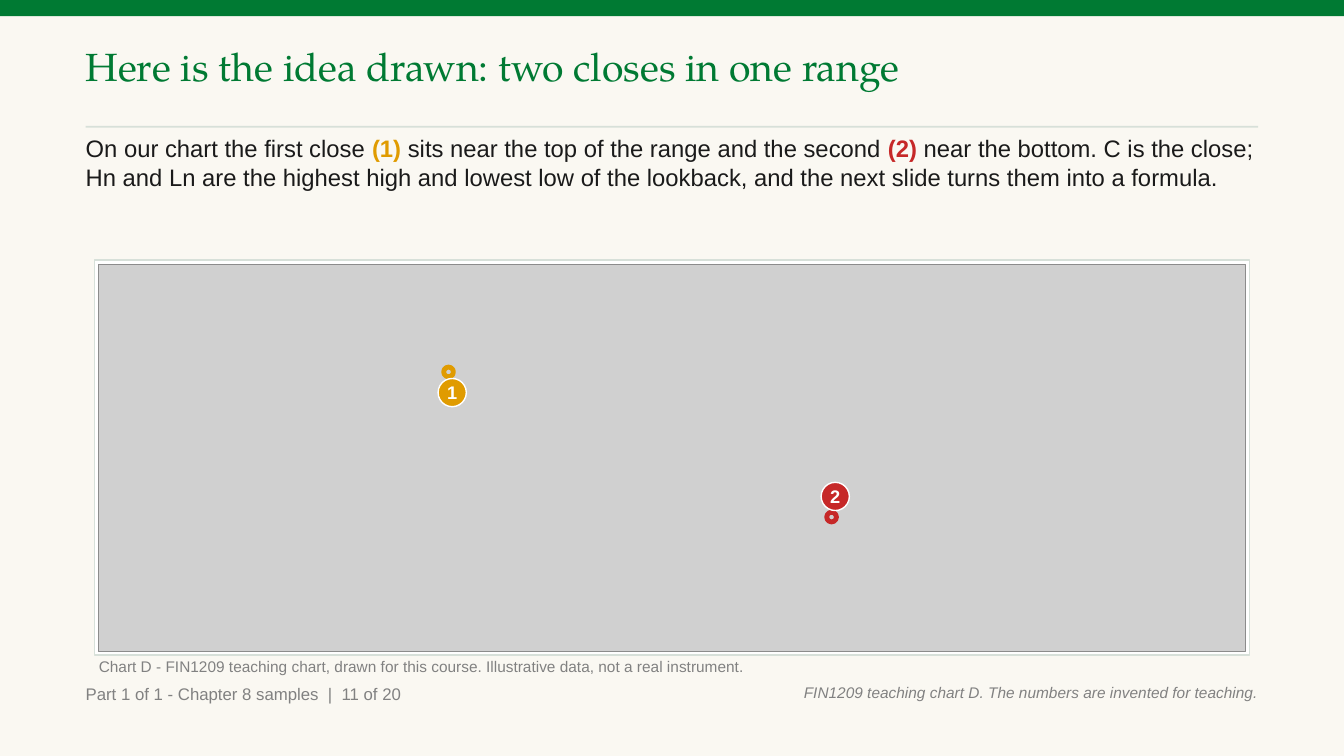
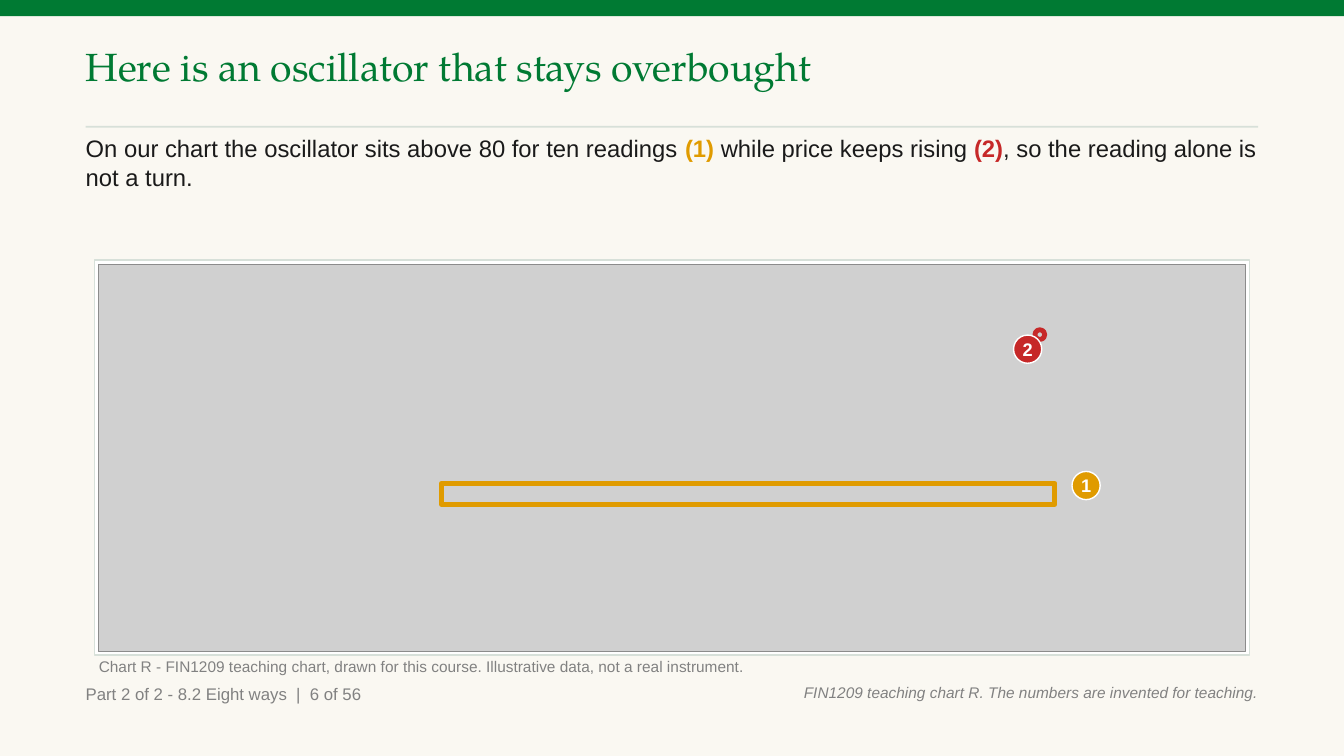
Before and after one commit to benjiesotelo-sudo/Telos_FIN1209, a slide deck: slide 68 of chapter-08/FIN1209-Chapter-08.pptx (slide 13 before the commit). Drawn at 1344x756 pixels with LibreOffice and Linux fonts; fonts in the diff are those of the drawing; grey boxes stand for pictures. Boxes give left, top, right and bottom in pixels: in the first picture for what was removed or moved away, otherwise in the second. Text is boxed around its words. In the diff, an @@ line names an element or a change of style, - is before the commit and + after.

Commit message:
Chapter 8 Part A: 132 slides written by hand (8.1 and 8.2), 11 checks, 40 charts of ours, student edition and run card

```diff
--- a/chapter-08/FIN1209-Chapter-08.pptx
+++ b/chapter-08/FIN1209-Chapter-08.pptx
@@ text at (86, 52, 811, 92): text changed @@
-Here is the idea drawn: two closes in one range
+Here is an oscillator that stays overbought
@@ text at (86, 139, 1256, 187): text changed @@
-On our chart the first close (1) sits near the top of the range and the second (2) near the bottom. C is the close; Hn and Ln are the highest high and lowest low of the lookback, and the next slide turns them into a formula.
+On our chart the oscillator sits above 80 for ten readings (1) while price keeps rising (2), so the reading alone is not a turn.
@@ ellipse "2": place and size @@
-ellipse "2" at (822, 483, 850, 511)
+ellipse "2" at (1013, 335, 1042, 363)
@@ ellipse: place and size @@
-ellipse at (827, 512, 837, 522)
+ellipse at (1035, 330, 1046, 340)
@@ ellipse removed at (444, 367, 454, 377) @@
@@ ellipse "1": place and size @@
-ellipse "1" at (439, 378, 467, 406)
+ellipse "1" at (1072, 472, 1100, 500)
@@ rectangle added at (442, 483, 1056, 504), outline #E09B00 3.5 pt @@
@@ text at (86, 688, 361, 704): text changed @@
-Part 1 of 1 - Chapter 8 samples | 11 of 20
+Part 2 of 2 - 8.2 Eight ways | 6 of 56
@@ text at (99, 661, 743, 675): text changed @@
-Chart D - FIN1209 teaching chart, drawn for this course. Illustrative data, not a real instrument.
+Chart R - FIN1209 teaching chart, drawn for this course. Illustrative data, not a real instrument.
@@ text at (804, 687, 1258, 701): text changed @@
-FIN1209 teaching chart D. The numbers are invented for teaching.
+FIN1209 teaching chart R. The numbers are invented for teaching.
```
Also in this commit, not shown: 19 other slides changed, 111 slides added, 5 slides removed, 12 other files.
